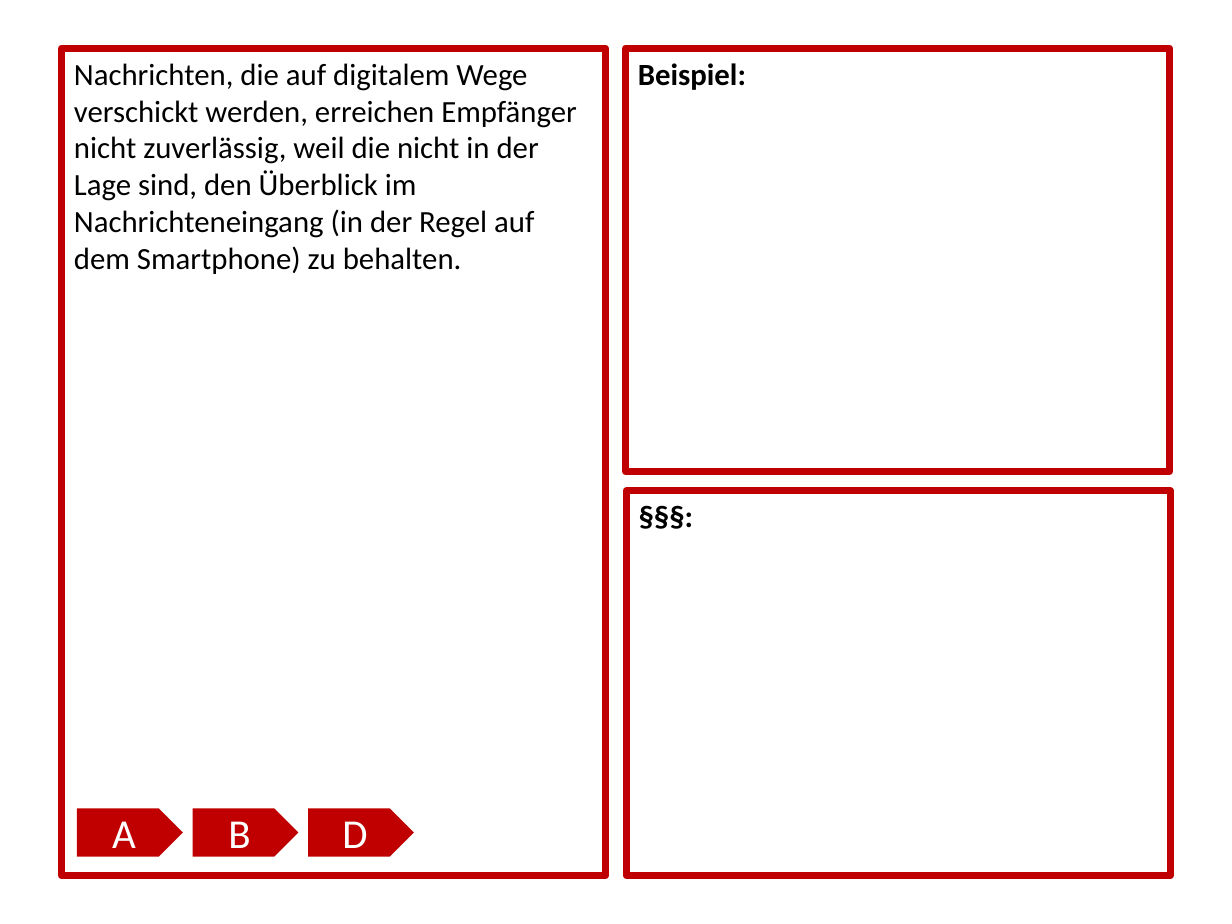
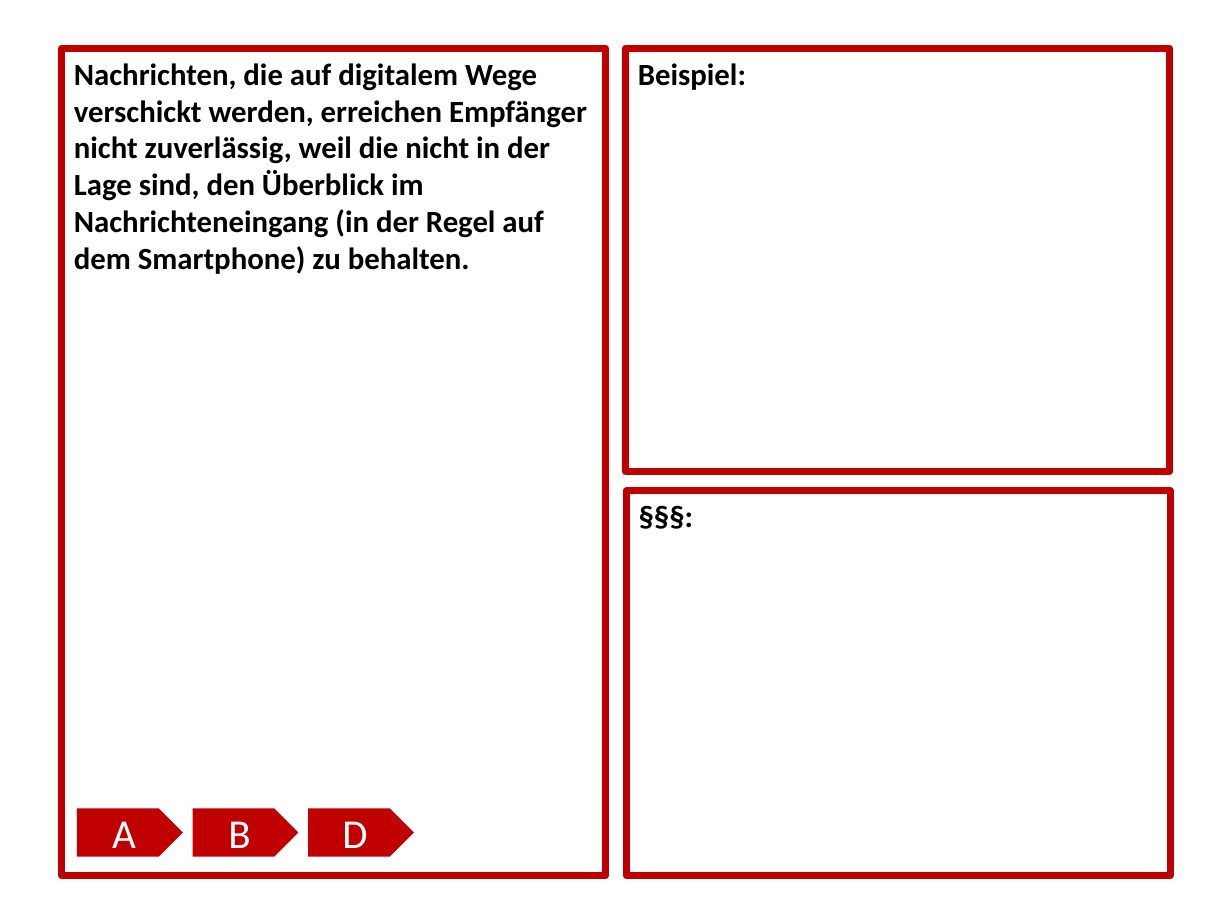
Before and after one commit to rlaue/processes4all, a slide deck: slide 21 of cards-german.pptx. Drawn at 1232x924 pixels with LibreOffice and Linux fonts; fonts in the diff are those of the drawing. Boxes give left, top, right and bottom in pixels: in the first picture for what was removed or moved away, otherwise in the second. Text is boxed around its words. In the diff, an @@ line names an element or a change of style, - is before the commit and + after.

```diff
--- a/cards-german.pptx
+++ b/cards-german.pptx
@@ text "Nachrichten, die auf digitalem Wege ..." at (62, 48, 606, 876): bold on @@
```
Also in this commit, not shown: 2 other slides changed, 1 other file.
